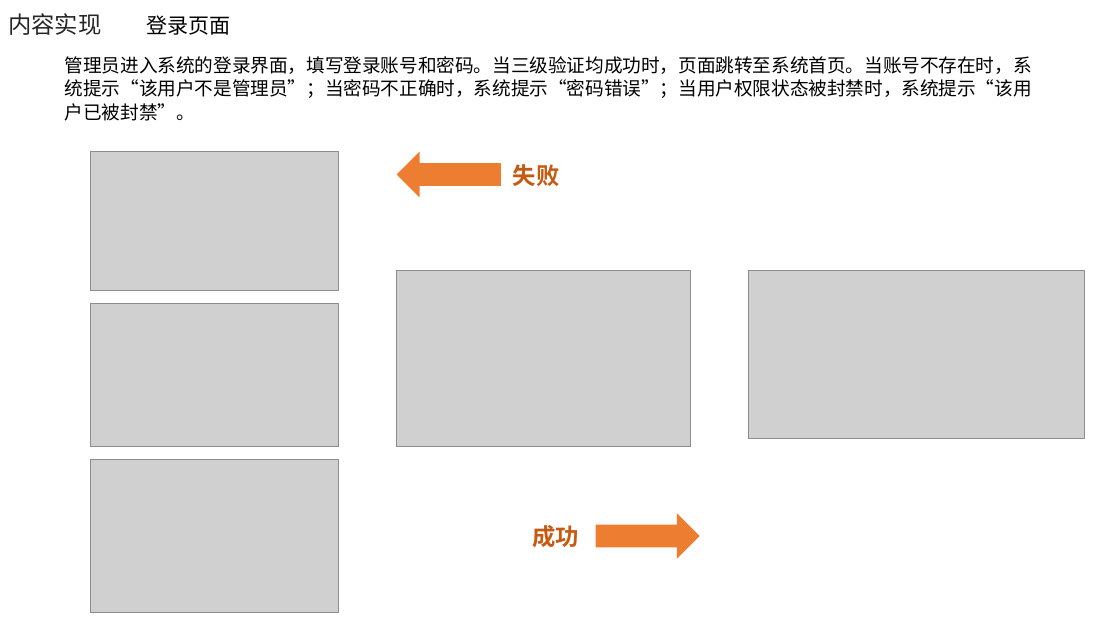
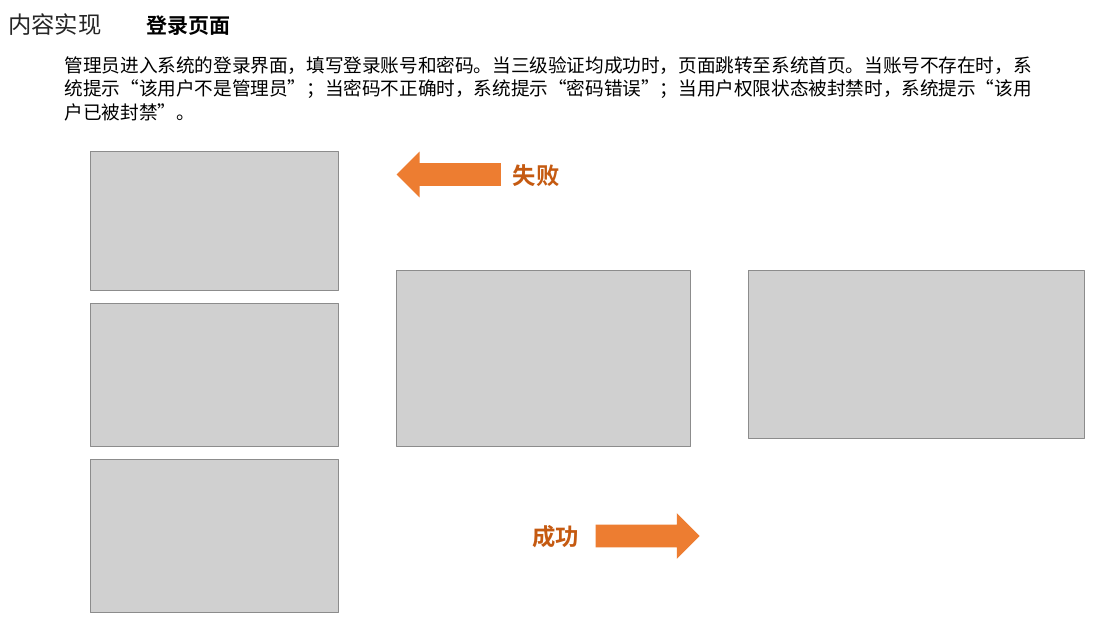
Before and after one commit to electronic-shopping-mall/liuyue, a slide deck: slide 16 of 答辩PPT.pptx. Drawn at 1120x630 pixels with LibreOffice and Linux fonts; fonts in the diff are those of the drawing; grey boxes stand for pictures; background and template pictures are left out. Boxes give left, top, right and bottom in pixels: in the first picture for what was removed or moved away, otherwise in the second. Text is boxed around its words. In the diff, an @@ line names an element or a change of style, - is before the commit and + after.

```diff
--- a/答辩PPT.pptx
+++ b/答辩PPT.pptx
@@ text "登录页面" at [146, 15, 230, 35]: bold on @@
```
Also in this commit, not shown: 1 other slide changed, 1 slide added.
